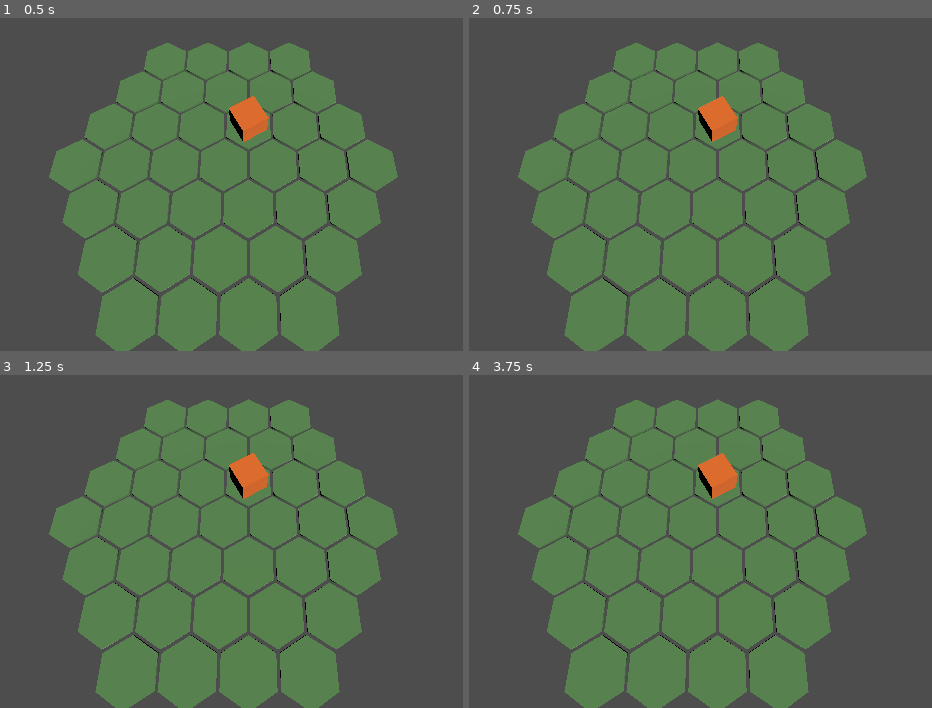
Above: before the commit, frames 1-4 (two rows, left to right).
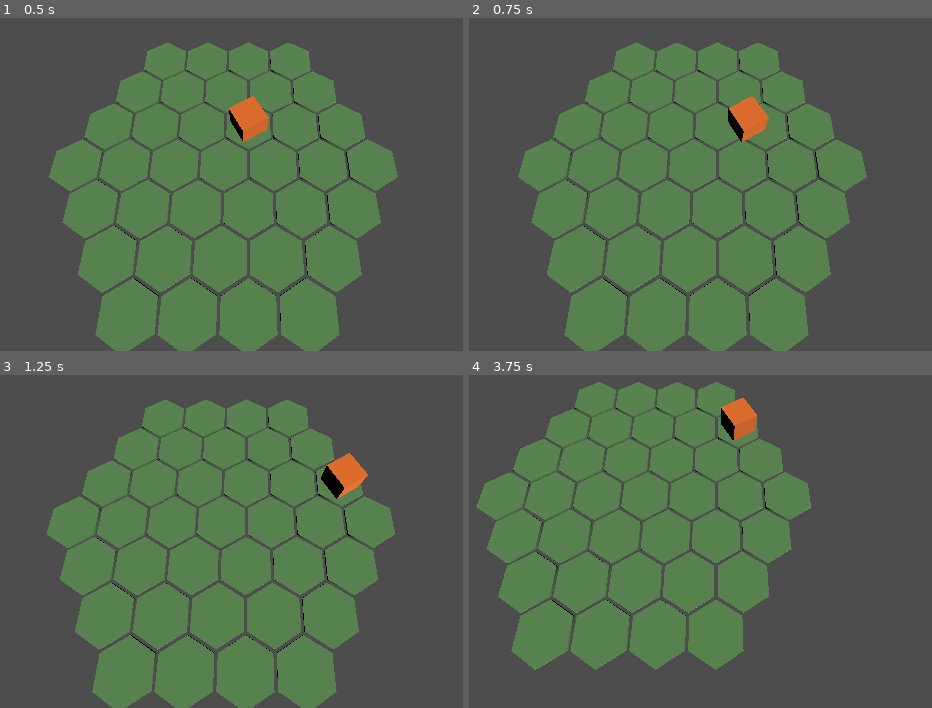
Above: after the commit, the same moments.

Repository: Coarisfinia/khovax
Game: Godot game, scene res://scenes/main.tscn
The game is run twice, just before and just after one commit, with the same random seed, the same clock (stepped at 60 frames per second) and the same inputs.
Inputs (mouse positions are in pixels of both pictures, inside the frame that each line leads up to):
- Up to frame 1 (0.5 s): no input
- Up to frame 2 (0.75 s): tap Enter at 0.5 s; move the mouse to (894, 104) at 0.52 s; hold D (move_right, bound only after the commit) from 0.53 s (still down); click (894, 104) at 0.67 s
- Up to frame 3 (1.25 s): keep holding D (move_right, bound only after the commit)
- Up to frame 4 (3.75 s): move the mouse to (556, 504) at 1.27 s; release D (move_right, bound only after the commit) at 1.28 s; hold S (move_down, bound only after the commit) 1.28-2.03 s; move the mouse to (797, 384) at 2.02 s; hold D (move_right, bound only after the commit) 2.03-2.78 s; move the mouse to (677, 574) at 2.77 s; hold W (move_up, bound only after the commit) 2.78-3.53 s; click (677, 574) at 2.92 s; move the mouse to (outside the picture) at 3.52 s; hold A (move_left, bound only after the commit) from 3.53 s (still down)

Frame 1 is identical in both runs. In frame 2, 1.4% of the frame differs, in the area x 49-65%, y 23-38%; in frame 3, 8.1%; in frame 4, 31%, in the area x 1-86%, y 2-100%.

Commit message:
Move on the hex grid with WASD and the arrow keys
Movement runs on InputMap actions (move_up/down/left/right: WASD by
physical key, plus the arrow keys), so touch and controller can feed the
same actions. Hex.direction_toward picks the nearest of the six hex
directions; straight up or down alternates by row, a zigzag along one
column. HexMover changes the piece's integer tile at once and glides its
drawn position there at a constant speed, and never leaves the grid. A new
e2e movement flow walks a known path with the actions, checks every tile,
the edge stops and that the cube never jumps, and checks a real key event.

Closes #9

Co-Authored-By: Claude Opus 5.5 <noreply@anthropic.com>

Diff:
--- a/project.godot
+++ b/project.godot
@@ -62,6 +62,33 @@
 gdscript/warnings/constant_used_as_function=2
 gdscript/warnings/function_used_as_property=2
 
+[input]
+
+move_up={
+"deadzone": 0.2,
+"events": [Object(InputEventKey,"resource_local_to_scene":false,"resource_name":"","device":-1,"window_id":0,"alt_pressed":false,"shift_pressed":false,"ctrl_pressed":false,"meta_pressed":false,"pressed":false,"keycode":0,"physical_keycode":87,"key_label":0,"unicode":0,"location":0,"echo":false,"script":null)
+, Object(InputEventKey,"resource_local_to_scene":false,"resource_name":"","device":-1,"window_id":0,"alt_pressed":false,"shift_pressed":false,"ctrl_pressed":false,"meta_pressed":false,"pressed":false,"keycode":4194320,"physical_keycode":0,"key_label":0,"unicode":0,"location":0,"echo":false,"script":null)
+]
+}
+move_down={
+"deadzone": 0.2,
+"events": [Object(InputEventKey,"resource_local_to_scene":false,"resource_name":"","device":-1,"window_id":0,"alt_pressed":false,"shift_pressed":false,"ctrl_pressed":false,"meta_pressed":false,"pressed":false,"keycode":0,"physical_keycode":83,"key_label":0,"unicode":0,"location":0,"echo":false,"script":null)
+, Object(InputEventKey,"resource_local_to_scene":false,"resource_name":"","device":-1,"window_id":0,"alt_pressed":false,"shift_pressed":false,"ctrl_pressed":false,"meta_pressed":false,"pressed":false,"keycode":4194322,"physical_keycode":0,"key_label":0,"unicode":0,"location":0,"echo":false,"script":null)
+]
+}
+move_left={
+"deadzone": 0.2,
+"events": [Object(InputEventKey,"resource_local_to_scene":false,"resource_name":"","device":-1,"window_id":0,"alt_pressed":false,"shift_pressed":false,"ctrl_pressed":false,"meta_pressed":false,"pressed":false,"keycode":0,"physical_keycode":65,"key_label":0,"unicode":0,"location":0,"echo":false,"script":null)
+, Object(InputEventKey,"resource_local_to_scene":false,"resource_name":"","device":-1,"window_id":0,"alt_pressed":false,"shift_pressed":false,"ctrl_pressed":false,"meta_pressed":false,"pressed":false,"keycode":4194319,"physical_keycode":0,"key_label":0,"unicode":0,"location":0,"echo":false,"script":null)
+]
+}
+move_right={
+"deadzone": 0.2,
+"events": [Object(InputEventKey,"resource_local_to_scene":false,"resource_name":"","device":-1,"window_id":0,"alt_pressed":false,"shift_pressed":false,"ctrl_pressed":false,"meta_pressed":false,"pressed":false,"keycode":0,"physical_keycode":68,"key_label":0,"unicode":0,"location":0,"echo":false,"script":null)
+, Object(InputEventKey,"resource_local_to_scene":false,"resource_name":"","device":-1,"window_id":0,"alt_pressed":false,"shift_pressed":false,"ctrl_pressed":false,"meta_pressed":false,"pressed":false,"keycode":4194321,"physical_keycode":0,"key_label":0,"unicode":0,"location":0,"echo":false,"script":null)
+]
+}
+
 [rendering]
 
 renderer/rendering_method="gl_compatibility"
--- /dev/null
+++ b/scenes/hex_mover.gd
@@ -0,0 +1,42 @@
+class_name HexMover
+extends Node
+## Moves a HexPiece tile by tile from the movement actions (move_up, move_down, move_left,
+## move_right), so keyboard, touch and controller all feed the same input. The piece's tile is the
+## truth and changes at once, in whole steps; only its drawn position glides there, at a constant
+## speed, so steps in a row read as one smooth walk. It never leaves the grid.
+
+## Time to walk from one tile to the next.
+const STEP_SECONDS: float = 0.3
+
+@export var piece: HexPiece
+@export var grid: HexGrid
+
+## How far the current step is, from 0 (just left) to 1 (arrived).
+var _progress: float = 1.0
+var _from: Vector3 = Vector3.ZERO
+
+
+func _process(delta: float) -> void:
+	var input: Vector2 = Input.get_vector("move_left", "move_right", "move_down", "move_up")
+	advance(delta, input)
+
+
+## Moves by one time step with the given input. Called every frame; tests call it with fixed steps.
+func advance(delta: float, input: Vector2) -> void:
+	if piece == null or grid == null:
+		return
+	if _progress < 1.0:
+		_progress = minf(1.0, _progress + delta / STEP_SECONDS)
+		piece.position = _from.lerp(piece.tile_position(), _progress)
+		return
+	var next: Vector2i = piece.tile + Hex.direction_toward(input, piece.tile)
+	if next == piece.tile or not grid.has_tile(next):
+		return
+	_from = piece.position
+	_progress = 0.0
+	piece.tile = next
+	piece.position = _from
+
+
+func is_moving() -> bool:
+	return _progress < 1.0
--- a/scenes/hex_piece.gd
+++ b/scenes/hex_piece.gd
@@ -19,5 +19,10 @@
 	_place()
 
 
+## Where the piece stands when it is on its tile, relative to its parent.
+func tile_position() -> Vector3:
+	return Hex.to_world(tile) + Vector3(0.0, HexGrid.TILE_HEIGHT + base_offset, 0.0)
+
+
 func _place() -> void:
-	position = Hex.to_world(tile) + Vector3(0.0, HexGrid.TILE_HEIGHT + base_offset, 0.0)
+	position = tile_position()
--- a/scenes/main.tscn
+++ b/scenes/main.tscn
@@ -3,6 +3,7 @@
 [ext_resource type="Script" path="res://scenes/hex_grid.gd" id="1_grid"]
 [ext_resource type="Script" path="res://scenes/hex_piece.gd" id="2_piece"]
 [ext_resource type="Script" path="res://scenes/follow_camera.gd" id="3_camera"]
+[ext_resource type="Script" path="res://scenes/hex_mover.gd" id="4_mover"]
 
 [sub_resource type="StandardMaterial3D" id="StandardMaterial3D_sgp6g"]
 albedo_color = Color(0.94, 0.45, 0.16, 1)
@@ -21,6 +22,11 @@
 script = ExtResource("2_piece")
 tile = Vector2i(1, -1)
 
+[node name="Mover" type="Node" parent="Cube" node_paths=PackedStringArray("piece", "grid") unique_id=1290447713]
+script = ExtResource("4_mover")
+piece = NodePath("..")
+grid = NodePath("../../HexGrid")
+
 [node name="Camera3D" type="Camera3D" parent="." node_paths=PackedStringArray("target") unique_id=833248369]
 current = true
 script = ExtResource("3_camera")
--- a/scripts/hex.gd
+++ b/scripts/hex.gd
@@ -18,6 +18,20 @@
 	# division.
 	var d: Vector2i = a - b
 	return maxi(maxi(absi(d.x), absi(d.y)), absi(d.x + d.y))
+
+
+## The direction closest to `input`, a screen-space vector (x right, y up), as one of DIRECTIONS
+## (entry i points at i * 60 degrees); Vector2i.ZERO without input. Straight up or down lies
+## exactly between two directions: the row picks one, so holding it zigzags along one column.
+## This turns analog input into an integer step; the simulation only ever sees the step.
+static func direction_toward(input: Vector2, from: Vector2i) -> Vector2i:
+	if input.is_zero_approx():
+		return Vector2i.ZERO
+	var sixths: float = fposmod(rad_to_deg(input.angle()), 360.0) / 60.0
+	var index: int = roundi(sixths)
+	if is_equal_approx(sixths - floorf(sixths), 0.5):
+		index = floori(sixths) + posmod(from.y, 2)
+	return DIRECTIONS[posmod(index, 6)]
 
 
 ## Every tile within `radius` steps of `center`, center first, then ring by ring.
--- /dev/null
+++ b/tests/e2e/test_movement_flow.gd
@@ -0,0 +1,123 @@
+extends RefCounted
+## Movement flow: the movement actions walk the cube from tile to tile along a known path, gliding
+## between tiles without jumps, zigzagging along a column for straight up, and stopping at the
+## grid's edge. Real key events reach the actions too. Time is stepped by hand, so the flow is
+## deterministic.
+
+const STEP: float = 1.0 / 60.0
+## Long enough to walk further than the grid allows in any one direction.
+const HOLD_STEPS: int = 300
+const ACTIONS: Array[String] = ["move_up", "move_down", "move_left", "move_right"]
+
+var _main: Node
+var _cube: HexPiece
+var _mover: HexMover
+var _grid: HexGrid
+
+
+func _input() -> Vector2:
+	return Input.get_vector("move_left", "move_right", "move_down", "move_up")
+
+
+func run(tree: SceneTree) -> String:
+	var path: String = str(ProjectSettings.get_setting("application/run/main_scene"))
+	var scene: PackedScene = load(path) as PackedScene
+	if scene == null:
+		return "main scene failed to load"
+	_main = scene.instantiate()
+	tree.root.add_child(_main)
+	await tree.process_frame
+	_cube = _main.get_node_or_null("Cube") as HexPiece
+	_mover = _main.get_node_or_null("Cube/Mover") as HexMover
+	_grid = _main.get_node_or_null("HexGrid") as HexGrid
+	if _cube == null or _mover == null or _grid == null:
+		_main.queue_free()
+		return "the main scene needs a HexPiece Cube with a HexMover child named Mover, and a HexGrid"
+	# Stepped by hand from here on.
+	_mover.set_process(false)
+
+	var result: String = _check_key_reaches_action()
+	if result.is_empty():
+		result = _check_paths()
+	_release_all()
+	_main.queue_free()
+	await tree.process_frame
+	return result
+
+
+func _check_key_reaches_action() -> String:
+	for action: String in ACTIONS:
+		if not InputMap.has_action(action) or InputMap.action_get_events(action).size() < 2:
+			return "action %s is missing or lacks its key and arrow events" % action
+	var key: InputEventKey = InputEventKey.new()
+	key.physical_keycode = KEY_D
+	key.pressed = true
+	Input.parse_input_event(key)
+	Input.flush_buffered_events()
+	var pressed: bool = Input.is_action_pressed("move_right")
+	key.pressed = false
+	Input.parse_input_event(key)
+	Input.flush_buffered_events()
+	if not pressed:
+		return "pressing D doesn't press move_right"
+	return ""
+
+
+## Each walk starts where the previous one stopped: (1, -1) is the cube's start tile.
+func _check_paths() -> String:
+	var walks: Array[Dictionary] = [
+		{ "keys": ["move_left"], "path": [Vector2i(0, -1), Vector2i(-1, -1), Vector2i(-2, -1)] },
+		{"keys": ["move_right"], "path": [Vector2i(-1, -1), Vector2i(0, -1), Vector2i(1, -1),
+				Vector2i(2, -1), Vector2i(3, -1)]},
+		# Straight up from an odd row starts north-west; the next north-east step would leave the
+		# grid.
+		{ "keys": ["move_up"], "path": [Vector2i(3, -2)] },
+		{"keys": ["move_down", "move_left"], "path": [Vector2i(2, -1), Vector2i(1, 0),
+				Vector2i(0, 1), Vector2i(-1, 2), Vector2i(-2, 3)]},
+	]
+	for walk: Dictionary in walks:
+		var keys: Array[String] = []
+		keys.assign(walk["keys"])
+		var expected: Array[Vector2i] = []
+		expected.assign(walk["path"])
+		var result: String = _walk(keys, expected)
+		if not result.is_empty():
+			return "holding %s: %s" % [keys, result]
+	return ""
+
+
+## Holds the keys long enough to reach the grid's edge and checks the tiles visited, in order,
+## and that the drawn position never jumps.
+func _walk(keys: Array[String], expected: Array[Vector2i]) -> String:
+	for key: String in keys:
+		Input.action_press(key)
+	var visited: Array[Vector2i] = []
+	var max_step: float = Hex.SIZE * sqrt(3.0) * STEP / HexMover.STEP_SECONDS + 0.0001
+	var jumped: bool = false
+	for _i: int in HOLD_STEPS:
+		var before: Vector3 = _cube.position
+		_mover.advance(STEP, _input())
+		jumped = jumped or before.distance_to(_cube.position) > max_step
+		if visited.is_empty() or visited[visited.size() - 1] != _cube.tile:
+			visited.append(_cube.tile)
+	_release_all()
+	_finish_step()
+	visited.pop_front()
+	if jumped:
+		return "the cube jumped instead of gliding"
+	if visited != expected:
+		return "visited %s, expected %s" % [visited, expected]
+	if not _cube.position.is_equal_approx(_cube.tile_position()):
+		return "the cube didn't come to rest on its tile"
+	return ""
+
+
+func _finish_step() -> void:
+	var steps: int = ceili(HexMover.STEP_SECONDS / STEP) + 1
+	for _i: int in steps:
+		_mover.advance(STEP, Vector2.ZERO)
+
+
+func _release_all() -> void:
+	for action: String in ACTIONS:
+		Input.action_release(action)
